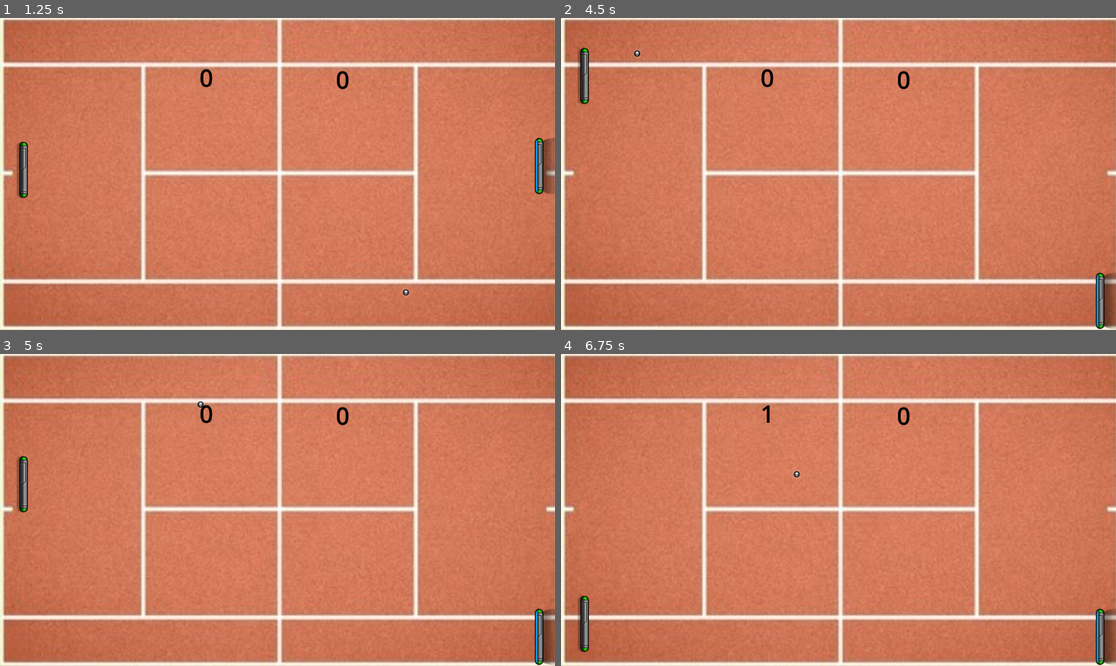
Above: before the commit, frames 1-4 (two rows, left to right).
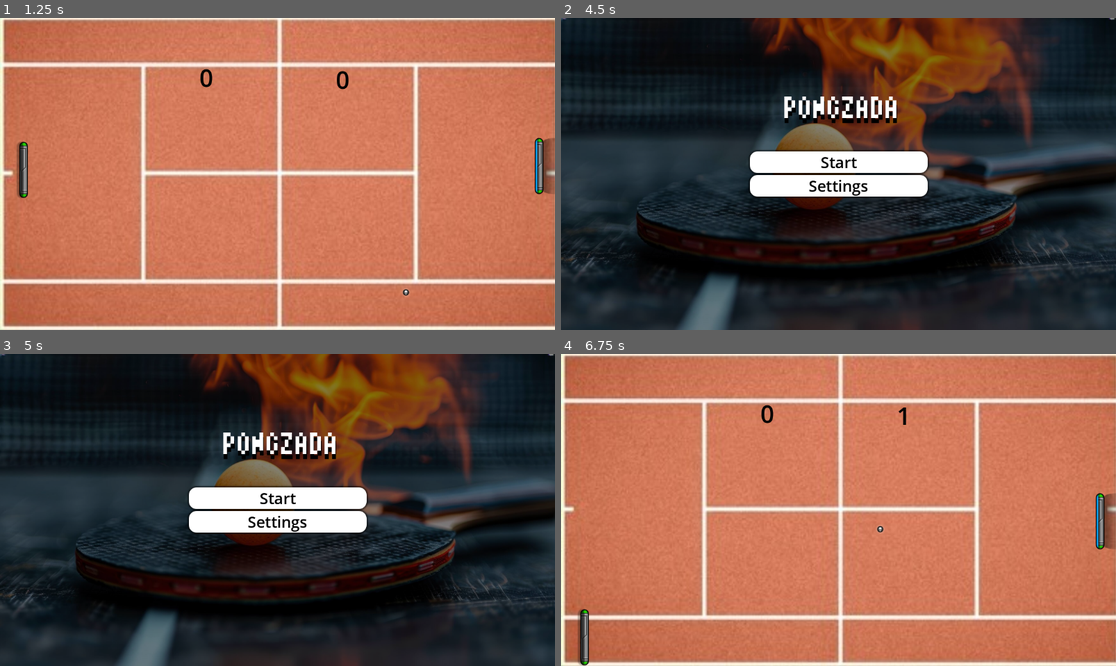
Above: after the commit, the same moments.

Repository: PhantomTrainer2/GameDevPuc
Game: Godot game, scene res://menu.tscn
The game is run twice, just before and just after one commit, with the same random seed, the same clock (stepped at 60 frames per second) and the same inputs.
Inputs (mouse positions are in pixels of both pictures, inside the frame that each line leads up to):
- Up to frame 1 (1.25 s): click "Start" at 0.5 s
- Up to frame 2 (4.5 s): tap Enter at 1.25 s; hold W (up_player1) 1.28-2.03 s; hold Down (down_player2) 1.28-2.03 s; hold S (down_player1) 2.03-2.78 s; tap Up (up_player2) at 2.1, 3.6 s; hold Down (down_player2) 2.78-3.53 s; hold W (up_player1) 2.78-4.28 s; tap R (reset_game) at 4.25 s; hold S (down_player1) from 4.28 s (still down); hold Down (down_player2) from 4.28 s (still down)
- Up to frame 3 (5 s): keep holding S (down_player1); keep holding Down (down_player2); tap R (reset_game) at 4.9 s
- Up to frame 4 (6.75 s): release S (down_player1) at 5 s; release Down (down_player2) at 5 s; click (838, 497) at 5 s, where only the run after the commit has a clickable "Start"; hold S (down_player1) from 5.78 s (still down); tap Up (up_player2) at 5.85 s; hold Down (down_player2) from 6.53 s (still down)

Frame 1 is identical in both runs. In frame 2, 100% of the frame differs, in the area x 0-100%, y 0-100%; in frame 3, 100%; in frame 4, 1.7%.

Commit message:
Reset funcional e correção de bugs

Diff:
--- a/game1/Ball_Controller.gd
+++ b/game1/Ball_Controller.gd
@@ -52,6 +52,8 @@
 
 	# Colisão no topo/baixo da tela
 	if (self.position.y <= 0):
+		self.position.y = 0
 		direction_Y *= -1
 	if (self.position.y >= get_window().size.y):
+		self.position.y = get_window().size.y
 		direction_Y *= -1
--- a/game1/GameController.gd
+++ b/game1/GameController.gd
@@ -14,3 +14,4 @@
 func reset_game():
 	player1_score = 0
 	player2_score = 0
+	get_tree().call_deferred("change_scene_to_file", "res://menu.tscn")
